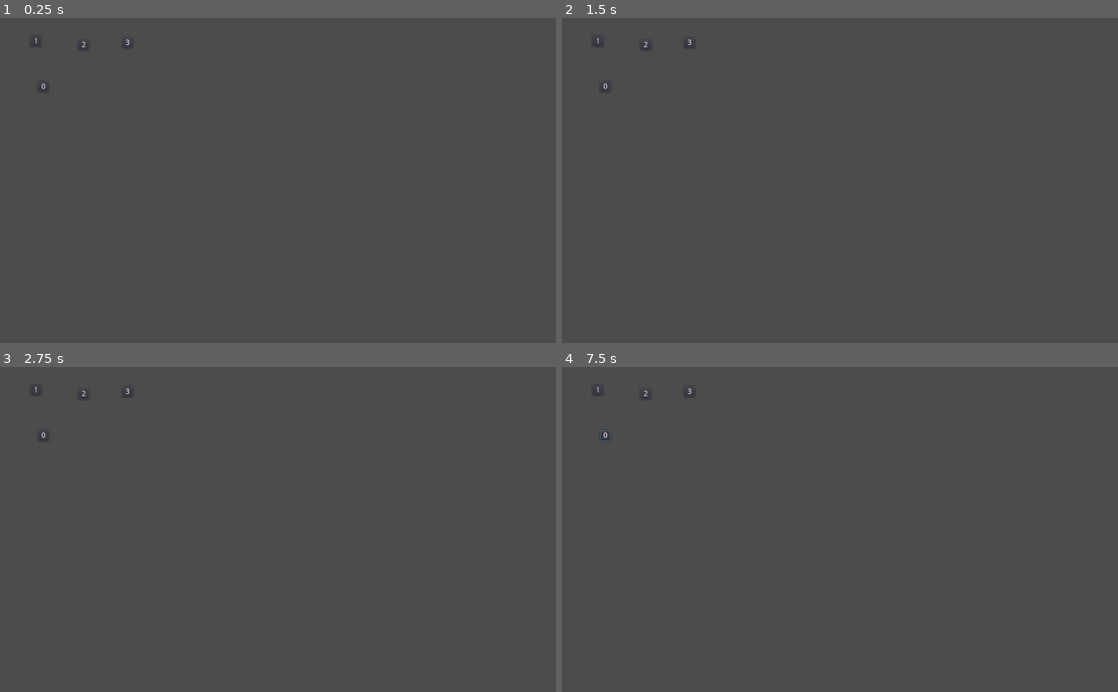
Above: before the commit, frames 1-4 (two rows, left to right).
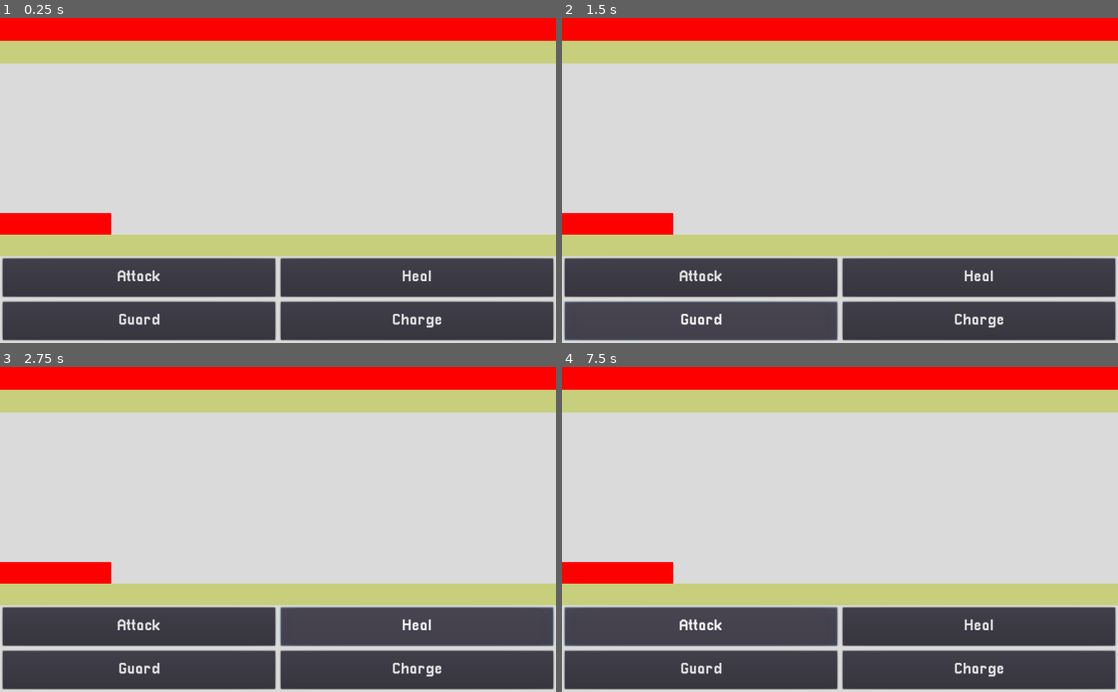
Above: after the commit, the same moments.

Repository: ArtlessAvian/kind-opponent
Game: Godot game, scene res://GameUI.tscn
Same seed, same stepped clock (60 frames per second), same inputs: the game is played once before the commit and once after it. Before the commit the project starts from res://gameingame/Battle.tscn.
Inputs (mouse positions are in pixels of both pictures, inside the frame that each line leads up to):
- Up to frame 1 (0.25 s): no input
- Up to frame 2 (1.5 s): click (701, 278) at 0.5 s, where only the run after the commit has a clickable "Attack"; click (701, 320) at 1.25 s, where only the run after the commit has a clickable "Guard"
- Up to frame 3 (2.75 s): click (417, 627) at 2 s, where only the run after the commit has a clickable "Heal"
- Up to frame 4 (7.5 s): click (979, 669) at 2.75 s, where only the run after the commit has a clickable "Charge"; click (606, 435) at 3.5 s, where only the run before the commit has a clickable "0"; click (595, 389) at 4.25 s, where only the run before the commit has a clickable "1"; click (645, 393) at 5 s, where only the run before the commit has a clickable "2"; click (689, 393) at 5.75 s, where only the run before the commit has a clickable "3"; click (606, 435) at 6.5 s, where only the run before the commit has a clickable "0"; click (701, 627) at 7.25 s, where only the run after the commit has a clickable "Attack"

The runs differ from the first frame. In frame 1, 78% of the frame differs, in the area x 0-100%, y 0-100%; in frame 2, 78%; in frame 3, 78%; in frame 4, 78%.

Commit message:
Added non-functional button UI

Diff:
--- a/GameUI.tscn
+++ b/GameUI.tscn
@@ -1,7 +1,8 @@
-[gd_scene load_steps=3 format=2]
+[gd_scene load_steps=4 format=2]
 
 [ext_resource path="res://UIBar.tscn" type="PackedScene" id=1]
 [ext_resource path="res://UIBar.gd" type="Script" id=2]
+[ext_resource path="res://Pixellari.tres" type="DynamicFont" id=3]
 
 [node name="GameUI" type="Control"]
 anchor_right = 1.0
@@ -77,18 +78,62 @@
 anchor_right = 0.5
 anchor_bottom = 0.5
 
+[node name="Attack1Button" type="Button" parent="UICanvas/PlayerUI/PlayerActions/Action1Region"]
+anchor_right = 1.0
+anchor_bottom = 1.0
+margin_left = 5.0
+margin_top = 5.0
+margin_right = -5.0
+margin_bottom = -5.0
+custom_fonts/font = ExtResource( 3 )
+text = "Attack"
+clip_text = true
+
 [node name="Action2Region" type="Control" parent="UICanvas/PlayerUI/PlayerActions"]
 anchor_top = 0.5
 anchor_right = 0.5
 anchor_bottom = 1.0
+
+[node name="Attack2Button" type="Button" parent="UICanvas/PlayerUI/PlayerActions/Action2Region"]
+anchor_right = 1.0
+anchor_bottom = 1.0
+margin_left = 5.0
+margin_top = 5.0
+margin_right = -5.0
+margin_bottom = -5.0
+custom_fonts/font = ExtResource( 3 )
+text = "Guard"
+clip_text = true
 
 [node name="Action3Region" type="Control" parent="UICanvas/PlayerUI/PlayerActions"]
 anchor_left = 0.5
 anchor_right = 1.0
 anchor_bottom = 0.5
 
+[node name="Attack3Button" type="Button" parent="UICanvas/PlayerUI/PlayerActions/Action3Region"]
+anchor_right = 1.0
+anchor_bottom = 1.0
+margin_left = 5.0
+margin_top = 5.0
+margin_right = -5.0
+margin_bottom = -5.0
+custom_fonts/font = ExtResource( 3 )
+text = "Heal"
+clip_text = true
+
 [node name="Action4Region" type="Control" parent="UICanvas/PlayerUI/PlayerActions"]
 anchor_left = 0.5
 anchor_top = 0.5
 anchor_right = 1.0
 anchor_bottom = 1.0
+
+[node name="Attack4Button" type="Button" parent="UICanvas/PlayerUI/PlayerActions/Action4Region"]
+anchor_right = 1.0
+anchor_bottom = 1.0
+margin_left = 5.0
+margin_top = 5.0
+margin_right = -5.0
+margin_bottom = -5.0
+custom_fonts/font = ExtResource( 3 )
+text = "Charge"
+clip_text = true
--- /dev/null
+++ b/Pixellari.tres
@@ -0,0 +1,7 @@
+[gd_resource type="DynamicFont" load_steps=2 format=2]
+
+[ext_resource path="res://Pixellari.ttf" type="DynamicFontData" id=1]
+
+[resource]
+size = 29
+font_data = ExtResource( 1 )
--- a/project.godot
+++ b/project.godot
@@ -16,7 +16,7 @@
 [application]
 
 config/name="kind-opponent"
-run/main_scene="res://gameingame/Battle.tscn"
+run/main_scene="res://GameUI.tscn"
 config/icon="res://icon.png"
 
 [rendering]
Binary file added: Pixellari.ttf
